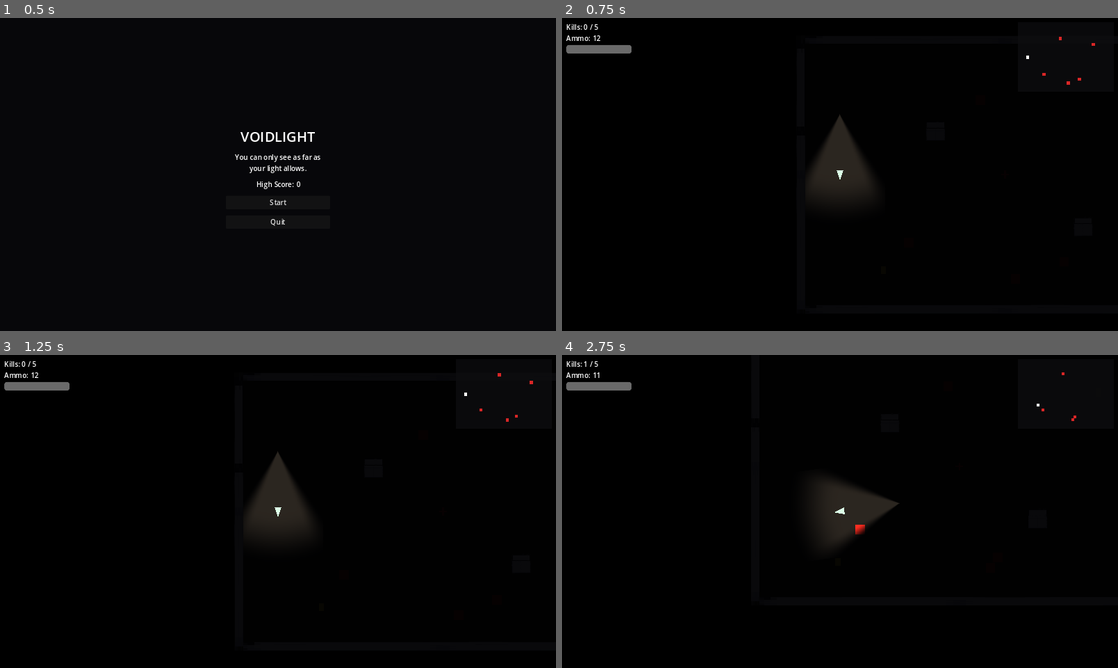
Above: before the commit, frames 1-4 (two rows, left to right).
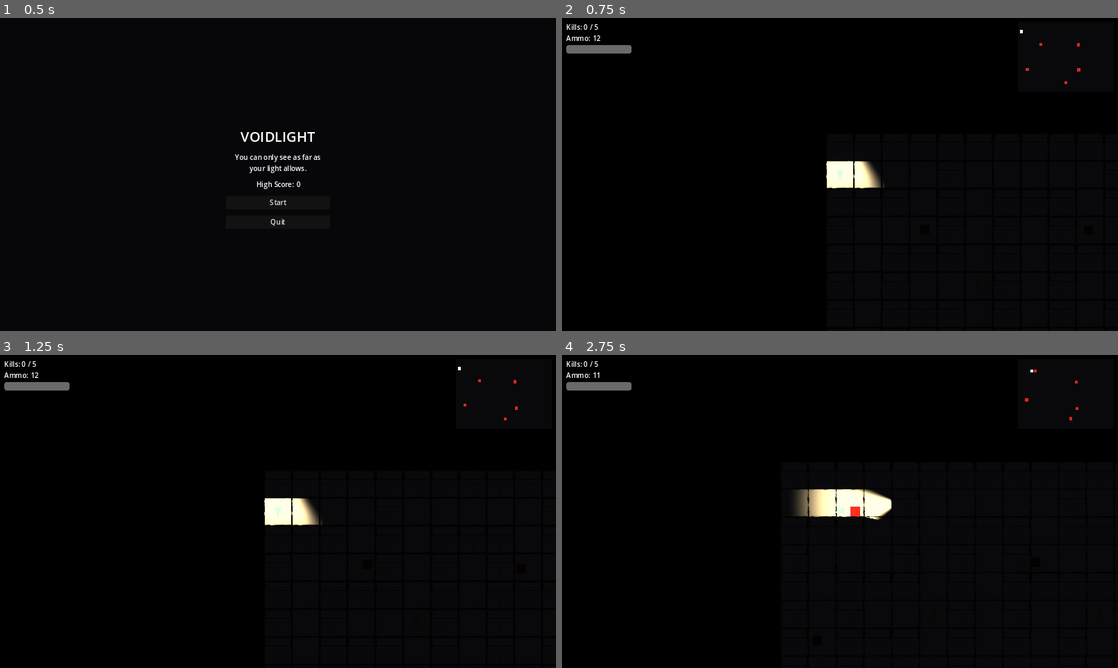
Above: after the commit, the same moments.

Repository: SonponYe/project_Voidlight
Game: Godot game, scene res://scenes/ui/main_menu.tscn
The game is run twice, just before and just after one commit, with the same random seed, the same clock (stepped at 60 frames per second) and the same inputs.
Inputs (mouse positions are in pixels of both pictures, inside the frame that each line leads up to):
- Up to frame 1 (0.5 s): no input
- Up to frame 2 (0.75 s): click "Start" at 0.5 s
- Up to frame 3 (1.25 s): no input
- Up to frame 4 (2.75 s): tap Enter at 1.25 s; move the mouse to (962, 495) at 1.27 s; hold D (move_right) 1.28-2.03 s; click (962, 495) at 1.35 s; move the mouse to (728, 527) at 2.02 s; hold S (move_down) from 2.03 s (still down); tap Shift (sprint) at 2.1 s

Frame 1 is identical in both runs. In frame 2, 1.9% of the frame differs, in the area x 44-96%, y 3-58%; in frame 3, 1.9%; in frame 4, 2.1%, in the area x 3-93%, y 2-61%.
Error before the commit: Invalid assignment of property or key 'navigation_polygon' with value of type 'NavigationPolygon' on a base object of type 'null instance'. (res://scripts/worl…

Commit message:
Rebuild Level 1 as a real maze: one entrance, one exit
Replaces the open test room with a 15x11-cell maze generated by a
recursive-backtracker algorithm and verified by flood-fill (every
floor cell reachable from entrance to exit, single solution path, no
disconnected pockets — a hand-drawn first attempt at this failed
that check, which is exactly why it was generated and verified
programmatically instead of eyeballed).

Entrance on the west wall, exit on the east wall per "enter one
side, come out the other." Player spawns in the doorway; the 5
Walkers, 2 ammo pickups, and 1 health pickup are placed on confirmed
floor cells spread across the route, with the health pickup
deliberately on the home stretch next to the exit.

Co-Authored-By: Claude Sonnet 5 <noreply@anthropic.com>

Diff:
--- a/scenes/levels/level_1.tscn
+++ b/scenes/levels/level_1.tscn
@@ -1,7 +1,7 @@
-[gd_scene load_steps=8 format=3]
+[gd_scene load_steps=9 format=3]
 
 [ext_resource type="Script" path="res://scripts/world/level_manager.gd" id="1"]
-[ext_resource type="PackedScene" path="res://scenes/world/wall.tscn" id="2"]
+[ext_resource type="Script" path="res://scripts/world/maze.gd" id="2"]
 [ext_resource type="PackedScene" path="res://scenes/player/player.tscn" id="3"]
 [ext_resource type="PackedScene" path="res://scenes/enemies/enemy_walker.tscn" id="4"]
 [ext_resource type="PackedScene" path="res://scenes/pickups/ammo_pickup.tscn" id="5"]
@@ -13,72 +13,50 @@
 
 [node name="World" type="Node2D"]
 script = ExtResource("1")
-level_bounds = Rect2(0, 0, 960, 640)
+level_bounds = Rect2(0, 0, 960, 704)
 
 [node name="CanvasModulate" type="CanvasModulate" parent="."]
 color = Color(0.035, 0.035, 0.045, 1)
 
-[node name="Floor" type="Polygon2D" parent="."]
-color = Color(0.12, 0.12, 0.14, 1)
-polygon = PackedVector2Array(0, 0, 960, 0, 960, 640, 0, 640)
+[node name="Maze" type="Node2D" parent="."]
+script = ExtResource("2")
+layout = PackedStringArray("###############", "E...#.....#...#", "###.#.###.###.#", "#...#.#.#.....#", "#.###.#.#####.#", "#.#...#.#...#.#", "#.###.#.#.#.#.#", "#.#...#...#...#", "#.#.###.#######", "#...#.........X", "###############")
 
-[node name="WallTop" parent="." instance=ExtResource("2")]
-position = Vector2(480, 10)
-size = Vector2(960, 20)
-
-[node name="WallBottom" parent="." instance=ExtResource("2")]
-position = Vector2(480, 630)
-size = Vector2(960, 20)
-
-[node name="WallLeft" parent="." instance=ExtResource("2")]
-position = Vector2(10, 320)
-size = Vector2(20, 640)
-
-[node name="WallRight" parent="." instance=ExtResource("2")]
-position = Vector2(950, 320)
-size = Vector2(20, 640)
-
-[node name="PillarA" parent="." instance=ExtResource("2")]
-position = Vector2(320, 220)
-size = Vector2(44, 44)
-
-[node name="PillarB" parent="." instance=ExtResource("2")]
-position = Vector2(660, 440)
-size = Vector2(44, 44)
+[node name="NavRegion" type="NavigationRegion2D" parent="."]
 
 [node name="Player" parent="." instance=ExtResource("3")]
-position = Vector2(100, 320)
+position = Vector2(32, 96)
 
 [node name="Monsters" type="Node2D" parent="."]
 
 [node name="Walker1" parent="Monsters" instance=ExtResource("4")]
-position = Vector2(420, 150)
+position = Vector2(224, 224)
 
 [node name="Walker2" parent="Monsters" instance=ExtResource("4")]
-position = Vector2(620, 520)
+position = Vector2(608, 224)
 
 [node name="Walker3" parent="Monsters" instance=ExtResource("4")]
-position = Vector2(260, 480)
+position = Vector2(96, 480)
 
 [node name="Walker4" parent="Monsters" instance=ExtResource("4")]
-position = Vector2(760, 200)
+position = Vector2(608, 480)
 
 [node name="Walker5" parent="Monsters" instance=ExtResource("4")]
-position = Vector2(500, 560)
+position = Vector2(480, 608)
 
 [node name="Pickups" type="Node2D" parent="."]
 
 [node name="AmmoPickup1" parent="Pickups" instance=ExtResource("5")]
-position = Vector2(200, 540)
+position = Vector2(352, 352)
 
 [node name="AmmoPickup2" parent="Pickups" instance=ExtResource("5")]
-position = Vector2(800, 150)
+position = Vector2(736, 352)
 
 [node name="HealthPickup1" parent="Pickups" instance=ExtResource("6")]
-position = Vector2(480, 320)
+position = Vector2(608, 608)
 
 [node name="ExitPortal" type="Area2D" parent="."]
-position = Vector2(900, 320)
+position = Vector2(928, 608)
 collision_layer = 0
 collision_mask = 2
 monitoring = false
